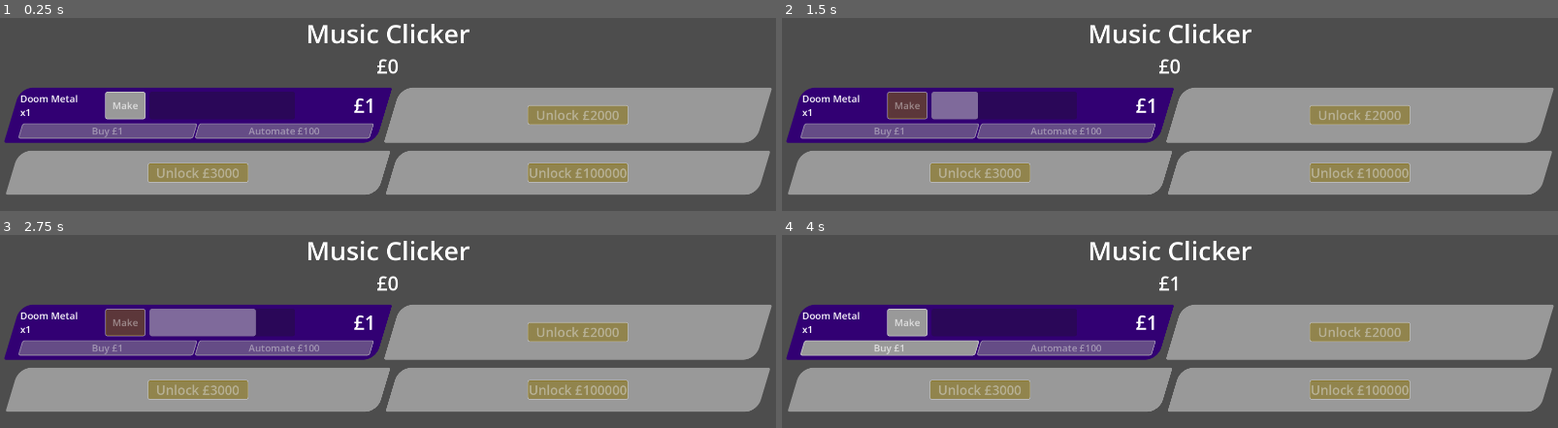
Above: before the commit, frames 1-4 (two rows, left to right).
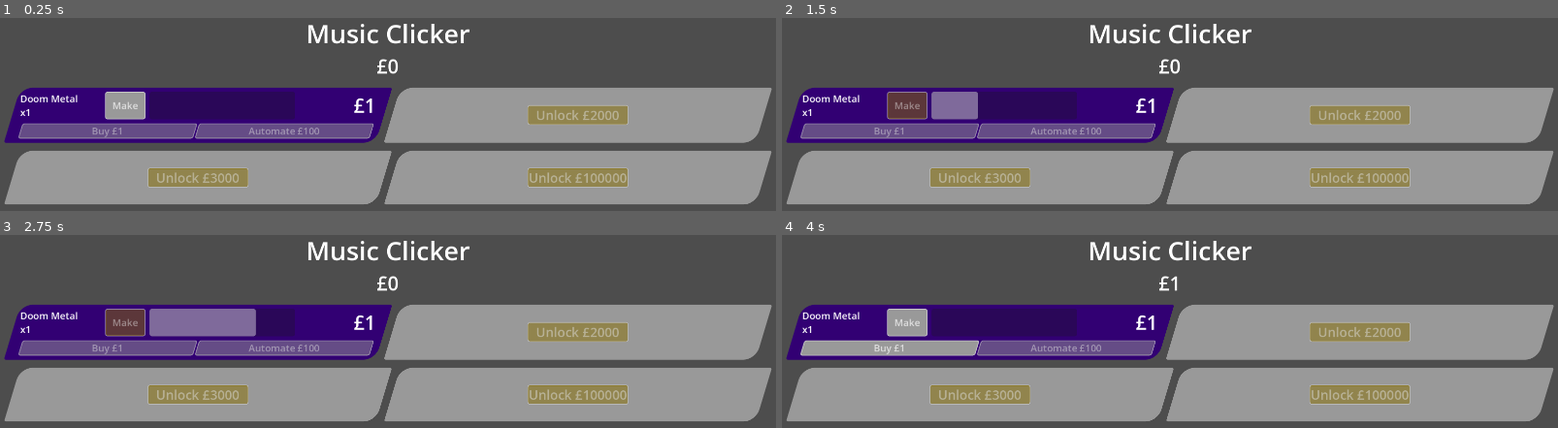
Above: after the commit, the same moments.

Repository: phrasmotica/music-clicker
Game: Godot game, scene res://game.tscn
Two runs of this game, one before a commit and one after it. Both use one fixed random seed, a clock stepped at 60 frames per second and the inputs below.
Inputs (mouse positions are in pixels of both pictures, inside the frame that each line leads up to):
- Up to frame 1 (0.25 s): no input
- Up to frame 2 (1.5 s): click "Make" at 0.5 s; tap Enter at 1.25 s; move the mouse to (1340, 203) at 1.27 s; hold D from 1.28 s (still down); hold Shift from 1.28 s (still down); click (1340, 203) at 1.42 s
- Up to frame 3 (2.75 s): release D at 2 s; release Shift at 2 s; drag from (outside the picture) to (outside the picture) at 2.02 s
- Up to frame 4 (4 s): move the mouse to (1247, 346) at 2.77 s; hold D 2.78-3.5 s; tap Z at 2.85 s; drag from (outside the picture) to (937, 377) at 3.52 s

The runs differ from the first frame. In frame 1, 7.2% of the frame differs, in the area x 0-100%, y 68-97%; in frame 2, 7.2%; in frame 3, 7.2%; in frame 4, 7.2%.

Commit message:
Fix height of product meter in locked state

Diff:
--- a/scenes/product_meter/product_meter.tscn
+++ b/scenes/product_meter/product_meter.tscn
@@ -10,17 +10,17 @@
 [ext_resource type="Script" uid="uid://dow2abdfm7wdk" path="res://scenes/product_meter/product_meter_interaction.gd" id="5_87o61"]
 [ext_resource type="Script" uid="uid://bxfwth02vmai0" path="res://scenes/product_meter/product_buyer.gd" id="6_2bire"]
 
-[sub_resource type="StyleBoxFlat" id="StyleBoxFlat_6hwq6"]
+[sub_resource type="StyleBoxFlat" id="StyleBoxFlat_vn55i"]
 skew = Vector2(0.3, 0)
 corner_radius_top_left = 30
 corner_radius_top_right = 5
 corner_radius_bottom_right = 30
 corner_radius_bottom_left = 5
 
-[sub_resource type="ShaderMaterial" id="ShaderMaterial_s6k24"]
+[sub_resource type="ShaderMaterial" id="ShaderMaterial_cydn4"]
 resource_local_to_scene = true
 shader = ExtResource("4_n2ble")
-shader_parameter/rect_size = Vector2(54, 49)
+shader_parameter/rect_size = Vector2(52, 65)
 shader_parameter/key_colour = Color(0, 0, 0, 1)
 shader_parameter/highlight_colour = Color(1, 0.784314, 0, 1)
 shader_parameter/tolerance = 1.0
@@ -72,6 +72,7 @@
 script = ExtResource("3_7tvvw")
 
 [node name="MarginContainer" type="MarginContainer" parent="." unique_id=1627391628]
+custom_minimum_size = Vector2(860, 133)
 layout_mode = 2
 theme_override_constants/margin_left = 20
 theme_override_constants/margin_top = 10
@@ -127,7 +128,7 @@
 size_flags_horizontal = 3
 
 [node name="RewardLabel" parent="MarginContainer/UnlockedModeContainer/ProductionControls/HBoxContainer" unique_id=1481492821 instance=ExtResource("3_yex1k")]
-material = SubResource("ShaderMaterial_s6k24")
+material = SubResource("ShaderMaterial_cydn4")
 layout_mode = 2
 text = "£0"
 duration = 0.5
Not shown: 1 places in scenes/product_meter/product_meter.tscn that only renumber resources
